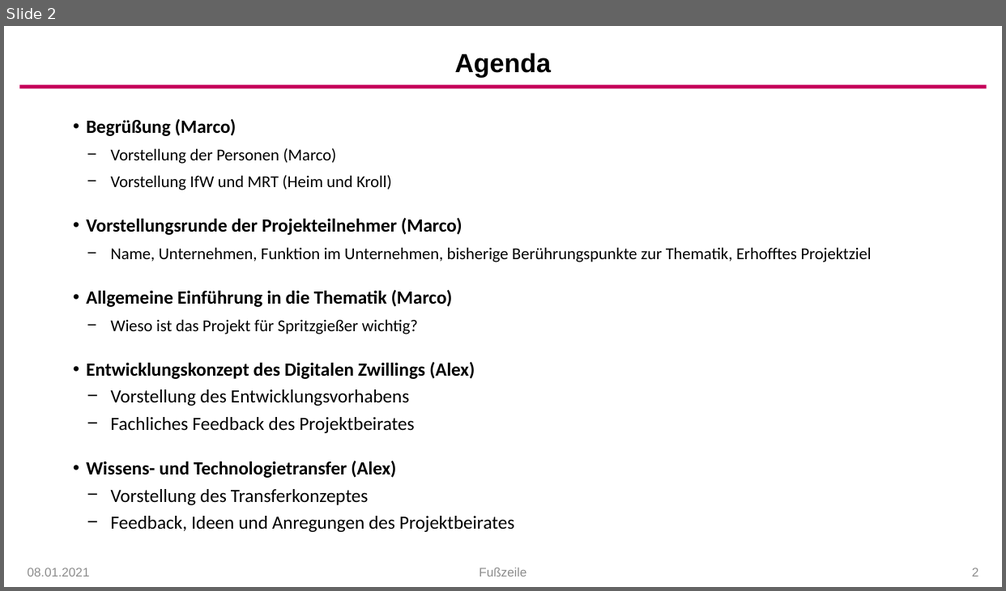
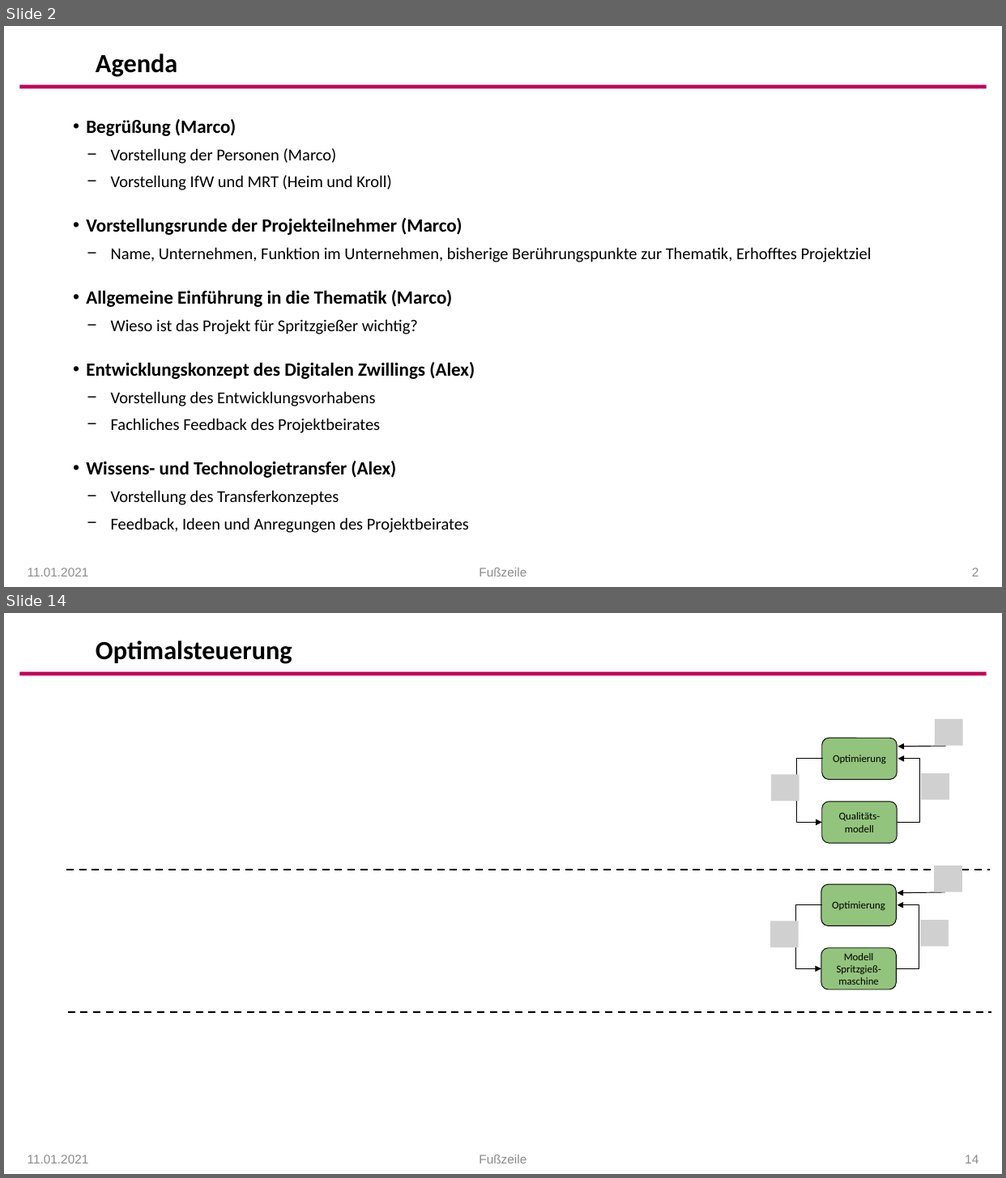
Before and after one commit to arehmer/DigitalTwinInjectionMoulding, a slide deck: Präsentationen/Kick-Off_Agenda.pptx. Shown one above the other, each under a label of ours: slide 2 before the commit, slides 2 and 14 after it; the slides between them are not shown. The pictures are 1006x591 and 1006x1178 pixels, drawn with LibreOffice and Linux fonts; fonts in the diff are those of the drawing; grey boxes stand for pictures; background and template pictures are left out. Boxes give left, top, right and bottom in pixels: in the first picture for what was removed or moved away, otherwise in the second. Text is boxed around its words. In the diff, an @@ line names an element or a change of style, - is before the commit and + after.

```diff
--- a/Präsentationen/Kick-Off_Agenda.pptx
+++ b/Präsentationen/Kick-Off_Agenda.pptx
@@ slide 14 added at [4,613,1002,1174], background #FFFFFF; not listed: 1 template element that a slide beside it also shows @@
@@ title added at [96,641,292,664], 25.2 pt, text #000000, bold @@
+Optimalsteuerung
@@ picture added at [935,719,963,746] @@
@@ rounded rectangle added at [822,738,897,779], fill #93C47D, outline #000000 0.75 pt, 10 pt, text #000000 @@
+Optimierung
@@ arrow added from (946, 747) to (898, 747), #000000 0.75 pt @@
@@ picture added at [771,775,799,801] @@
@@ elbow arrow added from (823, 759) to (822, 823), #000000 0.75 pt @@
@@ elbow arrow added from (897, 823) to (898, 759), #000000 0.75 pt @@
@@ picture added at [921,773,949,799] @@
@@ rounded rectangle added at [822,802,897,843], fill #93C47D, outline #000000 0.75 pt, 10 pt, text #000000 @@
+Qualitäts-modell
@@ line added from (66, 870) to (991, 870), #000000 1.75 pt dashed @@
@@ picture added at [934,866,962,892] @@
@@ rounded rectangle added at [821,884,897,926], fill #93C47D, outline #000000 0.75 pt, 10 pt, text #000000 @@
+Optimierung
@@ arrow added from (945, 892) to (897, 893), #000000 0.75 pt @@
@@ picture added at [770,922,799,948] @@
@@ elbow arrow added from (822, 905) to (821, 969), #000000 0.75 pt @@
@@ elbow arrow added from (897, 969) to (897, 905), #000000 0.75 pt @@
@@ picture added at [920,920,948,946] @@
@@ rounded rectangle added at [821,948,897,990], fill #93C47D, outline #000000 0.75 pt, 10 pt, text #000000 @@
+Modell Spritzgieß-maschine
@@ line added from (68, 1012) to (992, 1012), #000000 1.75 pt dashed @@
@@ text added at [27,1155,89,1164], 12 pt, text #8C8C8C @@
+11.01.2021
@@ text added at [479,1155,526,1164], 12 pt, text #8C8C8C @@
+Fußzeile
@@ page number added at [965,1155,978,1164], 12 pt, text #8C8C8C @@
+14
@@ slide 2 changed as well @@
@@ title "Agenda" at [96,54,177,77]: font Arial to Calibri; alignment centre to left @@
@@ text at [111,391,469,533]: size 18 to 16 pt in "Vorstellung des Entwicklungsvorhabens", "Fachliches Feedback des Projektbeirates", "Vorstellung des Transferkonzeptes", "Feedback, Ideen und Anregungen des Projektbeirates" @@
@@ text at [27,568,89,577]: text changed @@
-08.01.2021
+11.01.2021
```
Also in this commit, not shown: 2 other slides changed, 10 other slides added, 1 other file.
